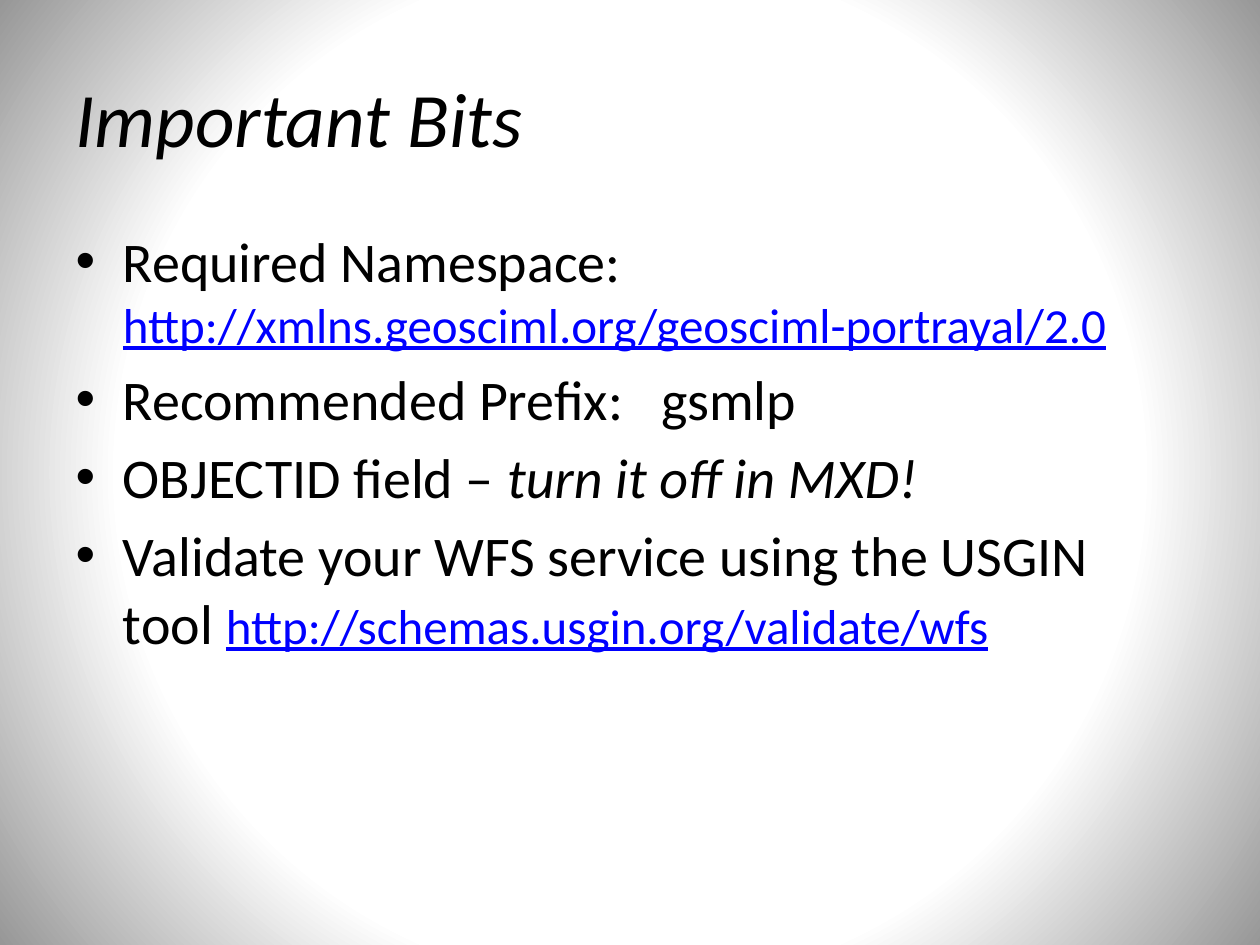
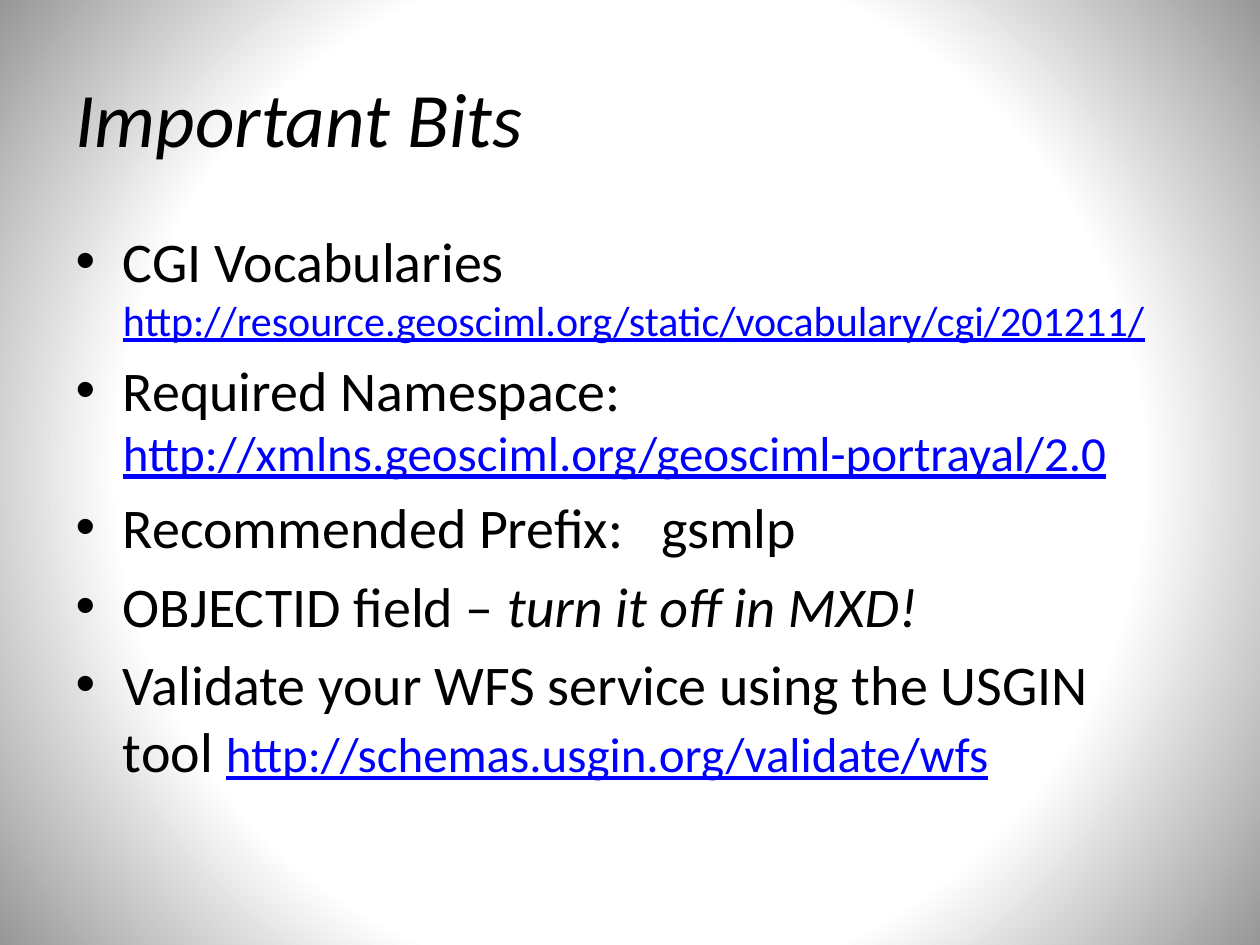
Before and after one commit to usgin/Workshops, a slide deck: slide 12 of OneGeologyWebinar/OneGeology.pptx. Drawn at 1260x945 pixels with LibreOffice and Linux fonts; fonts in the diff are those of the drawing. Boxes give left, top, right and bottom in pixels: in the first picture for what was removed or moved away, otherwise in the second. Text is boxed around its words. In the diff, an @@ line names an element or a change of style, - is before the commit and + after.

```diff
--- a/OneGeologyWebinar/OneGeology.pptx
+++ b/OneGeologyWebinar/OneGeology.pptx
@@ text at (123, 243, 1144, 344): paragraph added @@
+• CGI Vocabularies http://resource.geosciml.org/static/vocabulary/cgi/201211/
```
Also in this commit, not shown: 6 other slides changed.
